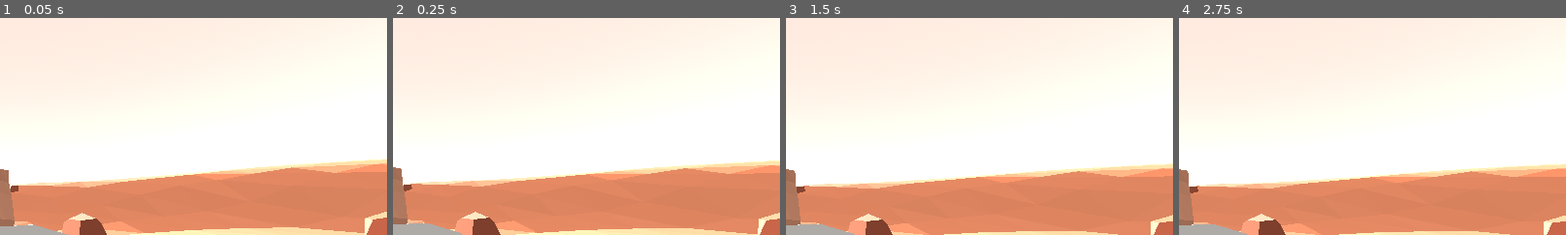
Above: before the commit, frames 1-4 (left to right).
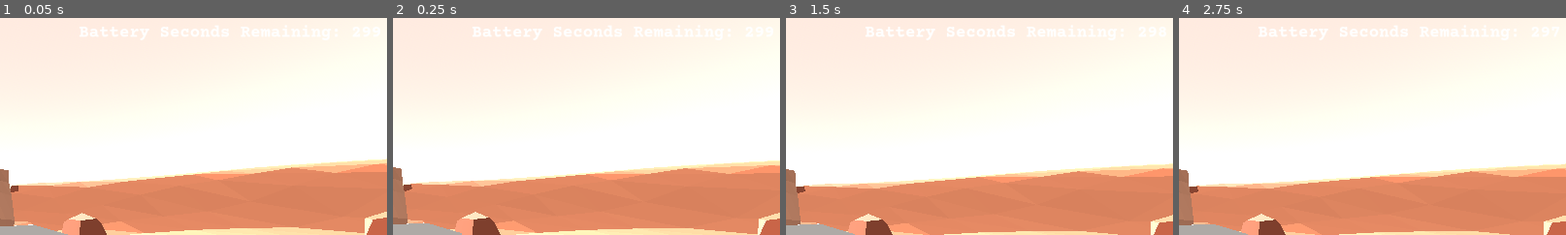
Above: after the commit, the same moments.

Repository: PandorasGit/RoverGame
Game: Godot game, scene res://DevRoom.tscn
Two runs of this game, one before a commit and one after it. Both use one fixed random seed, a clock stepped at 60 frames per second and the inputs below.
Inputs (mouse positions are % of the whole screen's width and height, from its top left):
- Up to frame 1 (0.05 s): no input
- Up to frame 2 (0.25 s): no input
- Up to frame 3 (1.5 s): click (23, 97) at 0.52 s; type "12" at 0.6 s
- Up to frame 4 (2.75 s): tap Enter at 2 s
The pictures show only the part of the screen within x 50-100%, y 0-50%; the shares and areas given below are measured in that part.

The runs differ from the first frame. In frame 1, 0.5% of the frame differs, in the area x 20-74%, y 3-11%; in frame 2, 0.6%; in frame 3, 0.6%; in frame 4, 0.6%, in the area x 20-77%, y 3-11%.

Commit message:
Add end states

Diff:
--- /dev/null
+++ b/project/DevRoom.gd
@@ -0,0 +1,6 @@
+extends Node3D
+
+
+func _process(delta):
+	if $Collectables.get_child_count() < 1:
+		get_tree().paused = true
--- a/project/DevRoom.tscn
+++ b/project/DevRoom.tscn
@@ -1,5 +1,6 @@
-[gd_scene load_steps=17 format=3 uid="uid://dd745tikdvt8i"]
+[gd_scene load_steps=18 format=3 uid="uid://dd745tikdvt8i"]
 
+[ext_resource type="Script" path="res://DevRoom.gd" id="1_eu4dc"]
 [ext_resource type="PackedScene" uid="uid://ku2ktx5wi7fd" path="res://console/console.tscn" id="2_240b5"]
 [ext_resource type="ArrayMesh" uid="uid://d24y6lob26yjm" path="res://terrain.obj" id="3_7atei"]
 [ext_resource type="PackedScene" uid="uid://uq3ixol30lfo" path="res://Rover/rover.tscn" id="3_xwqu1"]
@@ -37,6 +38,7 @@
 albedo_color = Color(0.92549, 0.65098, 0.517647, 1)
 
 [node name="DevRoom" type="Node3D"]
+script = ExtResource("1_eu4dc")
 
 [node name="DirectionalLight3D" type="DirectionalLight3D" parent="."]
 transform = Transform3D(-0.108284, -0.856766, -0.50421, -0.974559, -0.00863141, 0.223964, -0.196236, 0.515634, -0.834034, 0.660486, 6.20278, 0.815185)
@@ -90,9 +92,6 @@
 [node name="Rock09" parent="Rocks" instance=ExtResource("6_ycmqf")]
 transform = Transform3D(-0.00765878, 0.058135, -0.596474, -0.0367501, 0.595354, 0.0584978, 0.598172, 0.0373213, -0.00404309, 5.3684, 2.16609, -47.0088)
 
-[node name="Lithium" parent="." instance=ExtResource("7_1qr8n")]
-transform = Transform3D(0.540461, -0.841369, 0, 0.841369, 0.540461, 0, 0, 0, 1, 1.23376, -1.27218, -44.5211)
-
 [node name="Rockformation" type="MeshInstance3D" parent="."]
 transform = Transform3D(-0.360404, 0, 0.932796, 0, 1, 0, -0.932796, 0, -0.360404, -27.4267, 29.0733, -255.298)
 mesh = ExtResource("8_m8oqq")
@@ -114,5 +113,10 @@
 volume_db = -8.0
 autoplay = true
 
-[node name="Lithium2" parent="." instance=ExtResource("7_1qr8n")]
+[node name="Collectables" type="Node3D" parent="."]
+
+[node name="Lithium" parent="Collectables" instance=ExtResource("7_1qr8n")]
+transform = Transform3D(0.540461, -0.841369, 0, 0.841369, 0.540461, 0, 0, 0, 1, 1.23376, -1.27218, -44.5211)
+
+[node name="Lithium2" parent="Collectables" instance=ExtResource("7_1qr8n")]
 transform = Transform3D(0.415646, -0.667296, 0.618024, 0.848806, 0.528705, 0, -0.326753, 0.524583, 0.786159, -26.37, -1.21616, -257.842)
--- a/project/console/console.gd
+++ b/project/console/console.gd
@@ -2,6 +2,8 @@
 
 @onready var command_history = $History
 @onready var terminal = $Terminal
+@onready var battery_time = $BatteryRemaining
+@onready var battery = $Battery
 
 @export var average_linear_speed := 2
 @export var average_angular_speed := 5.365
@@ -9,6 +11,9 @@
 
 var camera_names = ["Mast Cam", "Selfie Cam", "Ground Cam"]
 var current_cam = 0
+
+func _process(delta):
+	battery_time.text = "Battery Seconds Remaining: %0d" % battery.time_left
 
 func _on_terminal_text_submitted(_new_text):
 	command_history.text += terminal.text + "\n"
@@ -55,3 +60,9 @@
 rotate_upperarm=xx (rotate between -45 and 30)
 open (open claw to retrieve resources)
 close (close claw)\n"
+
+
+func _on_battery_timeout():
+	EventQueue.emit_signal("breaking")
+	terminal.editable = false
+	terminal.text = "I am cold and my battery is dark"
--- a/project/console/console.tscn
+++ b/project/console/console.tscn
@@ -56,5 +56,21 @@
 theme_override_font_sizes/font_size = 39
 text = "Mast Camera"
 
+[node name="Battery" type="Timer" parent="."]
+wait_time = 300.0
+one_shot = true
+autostart = true
+
+[node name="BatteryRemaining" type="Label" parent="."]
+layout_mode = 0
+offset_left = 694.0
+offset_top = 8.0
+offset_right = 1152.0
+offset_bottom = 40.0
+theme_override_fonts/font = ExtResource("3_l14w3")
+theme_override_font_sizes/font_size = 25
+text = "Battery Seconds Remaining: "
+
 [connection signal="text_changed" from="History" to="History" method="_on_text_changed"]
 [connection signal="text_submitted" from="Terminal" to="." method="_on_terminal_text_submitted"]
+[connection signal="timeout" from="Battery" to="." method="_on_battery_timeout"]
